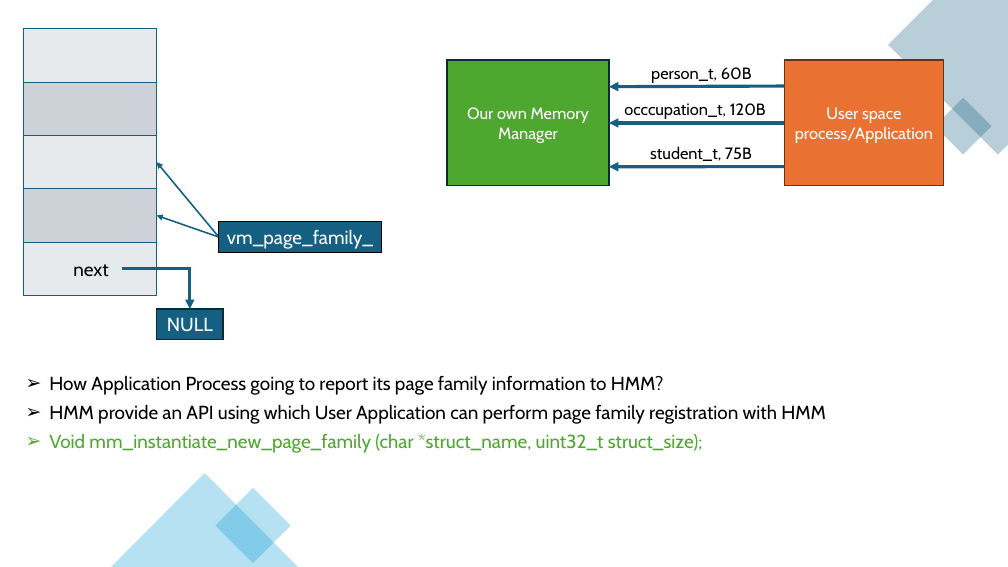
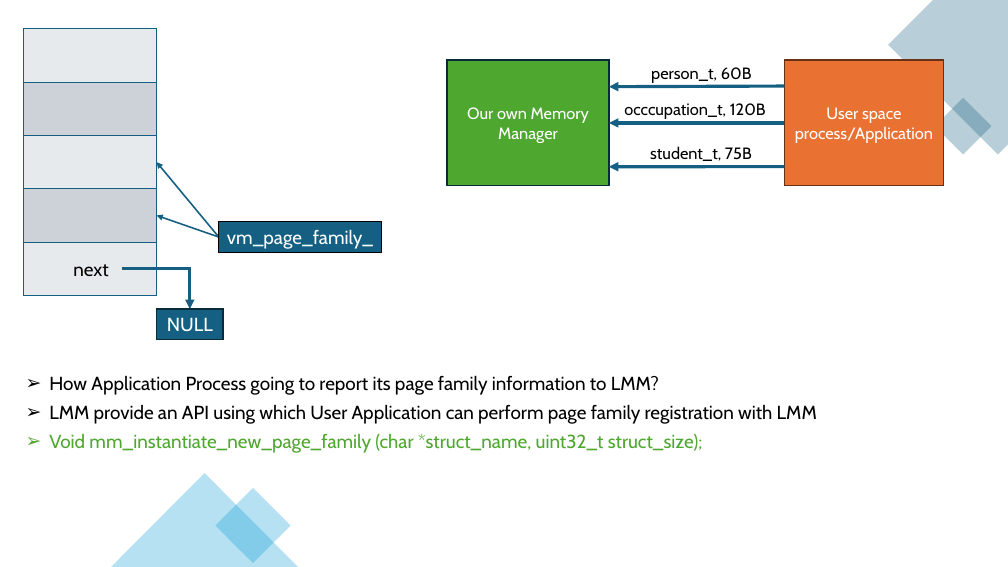
Before and after one commit to Mahmoud-Abdelraouf/STmicro-System-Programming-under-Linux, a slide deck: slide 20 of 04.Advanced/Tasks/Heap_Memory_Manager/HeapMemoryManagement.pptx. Drawn at 1008x567 pixels with LibreOffice and Linux fonts; fonts in the diff are those of the drawing. Boxes give left, top, right and bottom in pixels: in the first picture for what was removed or moved away, otherwise in the second. Text is boxed around its words. In the diff, an @@ line names an element or a change of style, - is before the commit and + after.

```diff
--- a/04.Advanced/Tasks/Heap_Memory_Manager/HeapMemoryManagement.pptx
+++ b/04.Advanced/Tasks/Heap_Memory_Manager/HeapMemoryManagement.pptx
@@ text at bbox=[49, 375, 817, 424]: text changed @@
-➢ How Application Process going to report its page family information to HMM?
-➢ HMM provide an API using which User Application can perform page family registration with HMM
+➢ How Application Process going to report its page family information to LMM?
+➢ LMM provide an API using which User Application can perform page family registration with LMM
```
Also in this commit, not shown: 12 other slides changed, 5 slides added.
